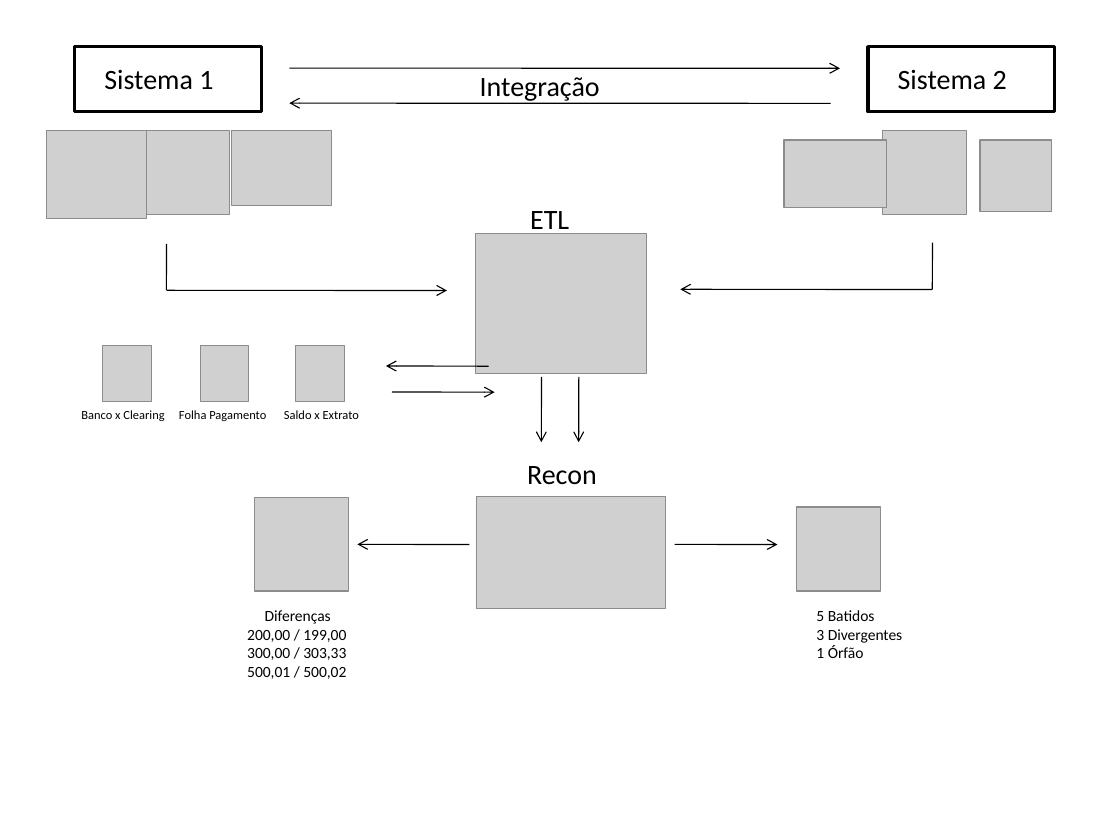
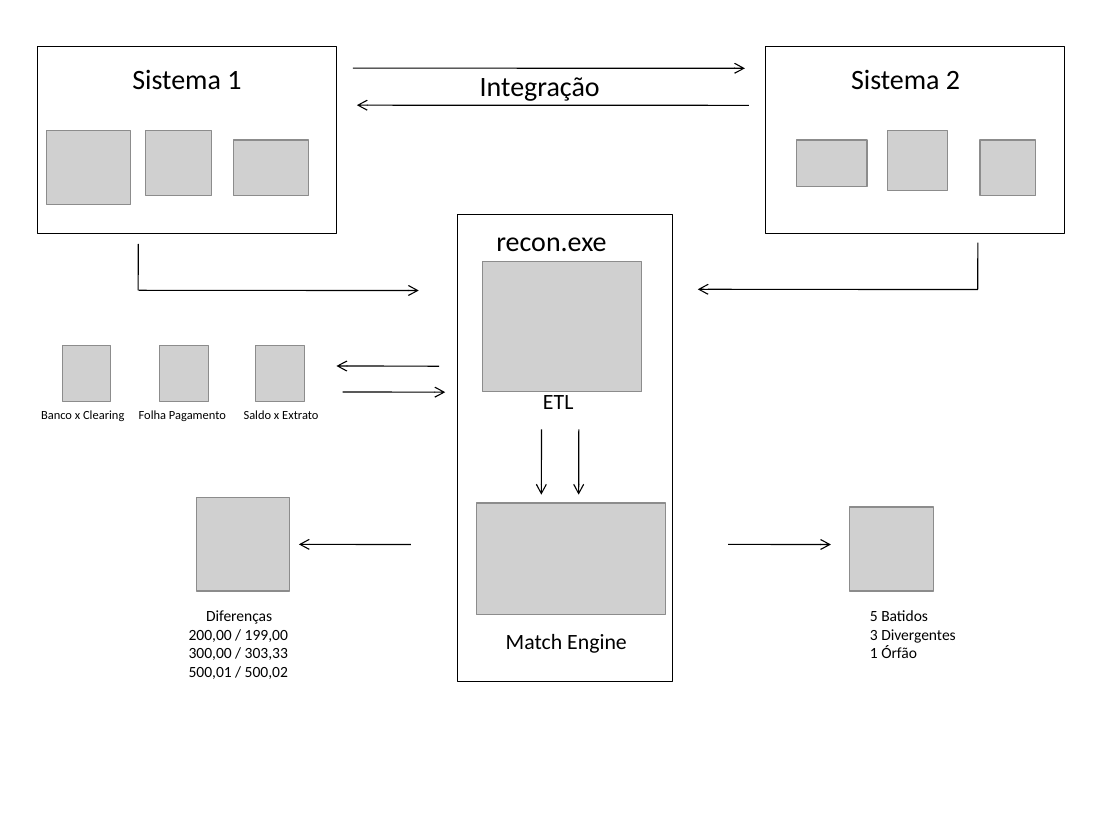
Before and after one commit to dlancioni/recon, a slide deck: slide 1 of etc/recon.pptx. Drawn at 1120x840 pixels with LibreOffice and Linux fonts; fonts in the diff are those of the drawing; grey boxes stand for pictures. Boxes give left, top, right and bottom in pixels: in the first picture for what was removed or moved away, otherwise in the second. Text is boxed around its words. In the diff, an @@ line names an element or a change of style, - is before the commit and + after.

```diff
--- a/etc/recon.pptx
+++ b/etc/recon.pptx
@@ rectangle: place and size @@
-rectangle at bbox=[75, 47, 262, 112]
+rectangle at bbox=[37, 47, 336, 234]
@@ rectangle at bbox=[37, 47, 336, 234]: outline #000000 2 pt to #000000 0.5 pt @@
@@ text "Sistema 1": place and size @@
-text "Sistema 1" at bbox=[104, 69, 213, 90]
+text "Sistema 1" at bbox=[132, 69, 241, 90]
@@ rectangle added at bbox=[765, 47, 1064, 234], fill #FFFFFF, outline #000000 0.5 pt @@
@@ text "Sistema 2": place and size @@
-text "Sistema 2" at bbox=[898, 69, 1007, 90]
+text "Sistema 2" at bbox=[851, 70, 960, 90]
@@ rectangle removed at bbox=[868, 47, 1055, 112] @@
@@ arrow moved from (289, 68) - (840, 68) to (353, 68) - (745, 68) @@
@@ arrow moved from (831, 103) - (289, 103) to (749, 105) - (357, 105) @@
@@ picture: place and size @@
-picture at bbox=[47, 131, 148, 220]
+picture at bbox=[47, 131, 131, 205]
@@ picture: place and size @@
-picture at bbox=[146, 131, 230, 215]
+picture at bbox=[146, 131, 211, 196]
@@ picture: place and size @@
-picture at bbox=[232, 131, 332, 206]
+picture at bbox=[233, 140, 308, 196]
@@ picture: place and size @@
-picture at bbox=[784, 140, 886, 207]
+picture at bbox=[796, 140, 867, 187]
@@ picture: place and size @@
-picture at bbox=[883, 131, 967, 215]
+picture at bbox=[887, 131, 948, 192]
@@ picture: place and size @@
-picture at bbox=[980, 140, 1052, 212]
+picture at bbox=[980, 140, 1036, 196]
@@ rectangle added at bbox=[457, 215, 672, 682], outline #000000 0.5 pt @@
@@ text at bbox=[496, 237, 606, 252]: text changed @@
-Recon
+recon.exe
@@ line moved from (167, 244) - (167, 290) to (139, 244) - (138, 290) @@
@@ picture: place and size @@
-picture at bbox=[475, 233, 646, 373]
+picture at bbox=[483, 261, 642, 392]
@@ line moved from (933, 243) - (932, 289) to (978, 243) - (978, 289) @@
@@ arrow moved from (167, 290) - (447, 290) to (139, 290) - (419, 290) @@
@@ arrow moved from (933, 290) - (680, 289) to (978, 290) - (698, 289) @@
@@ arrow moved from (488, 366) - (386, 366) to (439, 366) - (336, 366) @@
@@ text "ETL": place and size @@
-text "ETL" at bbox=[530, 211, 569, 236]
+text "ETL" at bbox=[543, 391, 573, 409]
@@ text "ETL" at bbox=[543, 391, 573, 409]: size 18 to 14 pt @@
@@ 3 pictures, 3 texts: place and size @@
-3 pictures, 3 texts at bbox=[81, 345, 359, 421]
+3 pictures, 3 texts at bbox=[41, 345, 318, 421]
@@ arrow moved from (495, 392) - (392, 392) to (446, 392) - (343, 392) @@
@@ arrow moved from (542, 376) - (541, 442) to (542, 429) - (541, 495) @@
@@ arrow moved from (579, 376) - (579, 442) to (579, 429) - (579, 495) @@
@@ picture: place and size @@
-picture at bbox=[477, 497, 665, 609]
+picture at bbox=[477, 503, 665, 615]
@@ 1 picture, 1 text, 1 arrow: place and size @@
-1 picture, 1 text, 1 arrow at bbox=[247, 497, 469, 679]
+1 picture, 1 text, 1 arrow at bbox=[189, 497, 411, 679]
@@ 1 picture, 1 text, 1 arrow: place and size @@
-1 picture, 1 text, 1 arrow at bbox=[674, 507, 903, 658]
+1 picture, 1 text, 1 arrow at bbox=[728, 507, 956, 658]
@@ text added at bbox=[506, 634, 627, 653], 14 pt, text #000000 @@
+Match Engine
```
Also in this commit, not shown: 7 other files.
